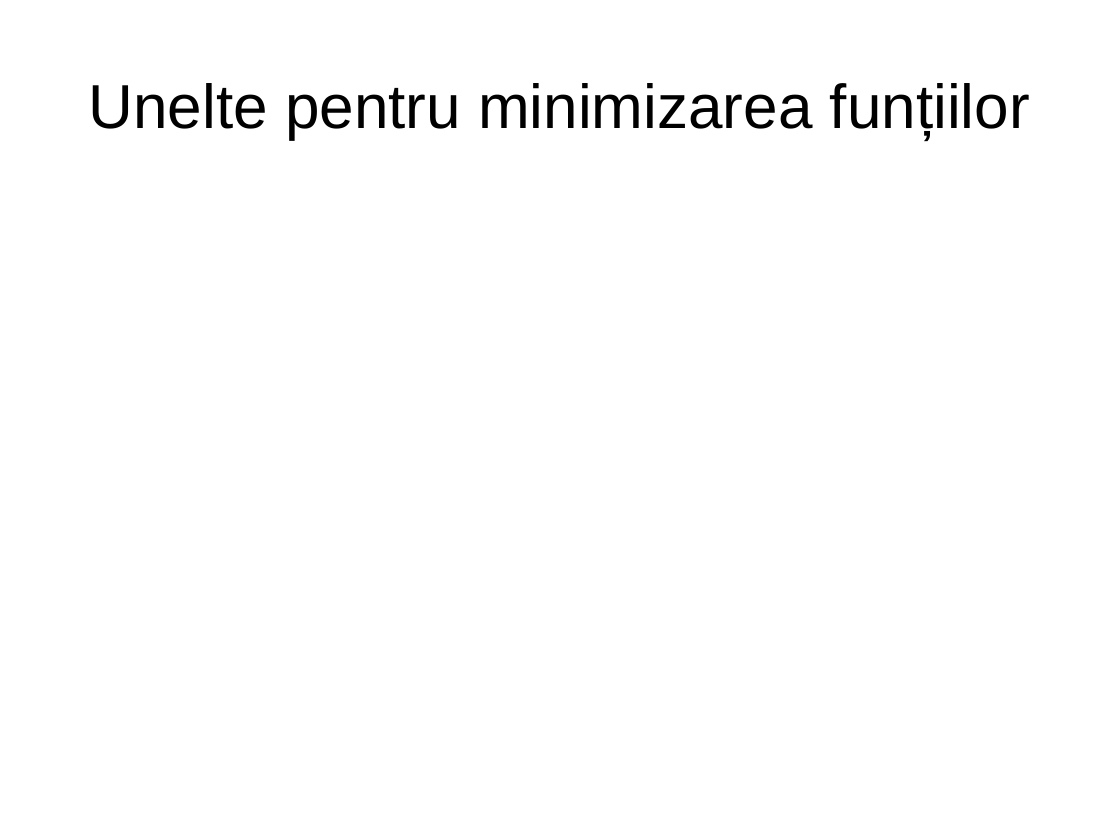
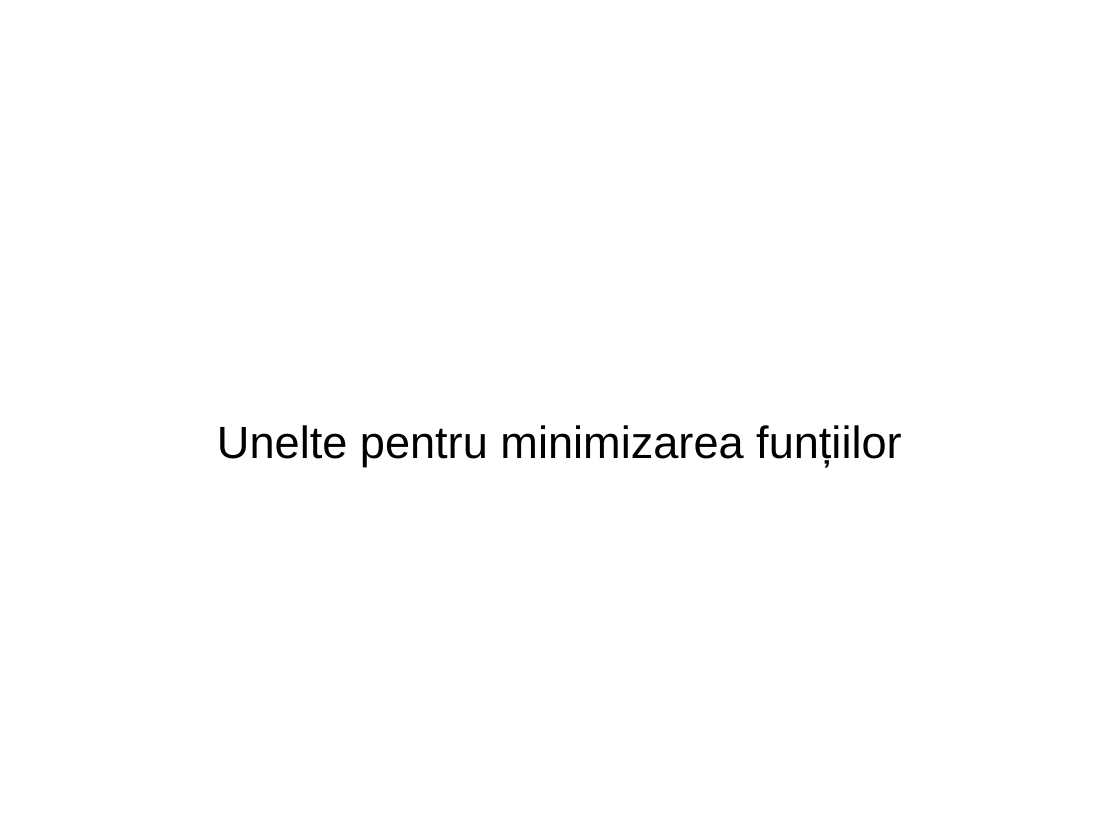
Before and after one commit to mohammadfayaj/Suport_HDL, a slide deck: slide 48 of Curs_3_Minimizarea_logica/FunctiiLogice2.3.odp. Drawn at 1120x840 pixels with LibreOffice and Linux fonts; fonts in the diff are those of the drawing. Boxes give left, top, right and bottom in pixels: in the first picture for what was removed or moved away, otherwise in the second. Text is boxed around its words. In the diff, an @@ line names an element or a change of style, - is before the commit and + after.

```diff
--- a/Curs_3_Minimizarea_logica/FunctiiLogice2.3.odp
+++ b/Curs_3_Minimizarea_logica/FunctiiLogice2.3.odp
@@ subtitle "Unelte pentru minimizarea funțiilor": place and size @@
-subtitle "Unelte pentru minimizarea funțiilor" at [88,83,1030,139]
+subtitle "Unelte pentru minimizarea funțiilor" at [217,425,901,466]
@@ subtitle "Unelte pentru minimizarea funțiilor" at [217,425,901,466]: size 44 to 32 pt @@
```
Also in this commit, not shown: 16 other slides changed, 6 slides added, 1 slide removed, 1 other file.
